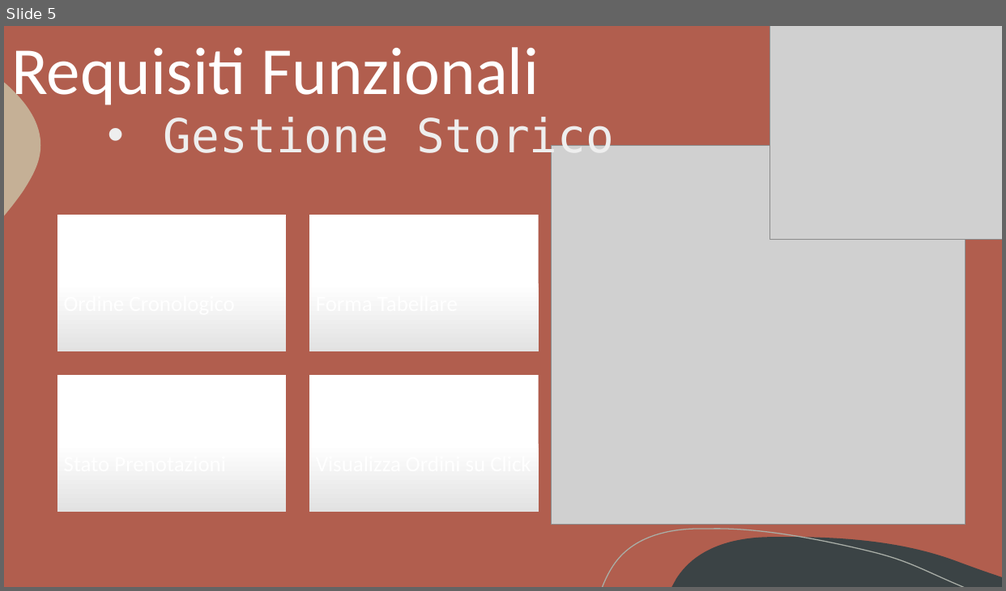
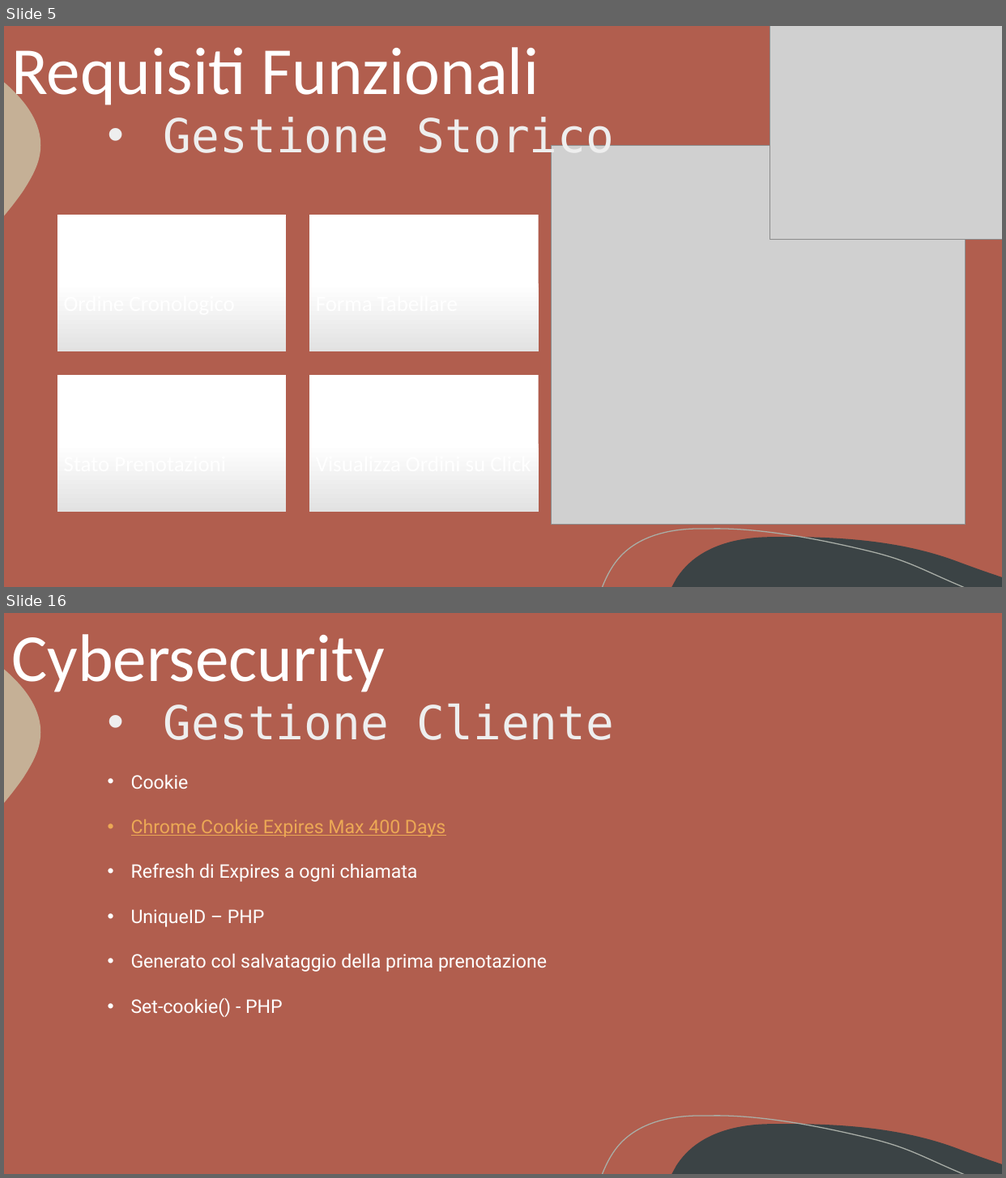
Before and after one commit to Gabriele-P03/Progetto_Ing_Web, a slide deck: appunti/PP/Presentazione.pptx. Shown one above the other, each under a label of ours: slide 5 before the commit, slides 5 and 16 after it; the slides between them are not shown. The pictures are 1006x591 and 1006x1178 pixels, drawn with LibreOffice and Linux fonts; fonts in the diff are those of the drawing; grey boxes stand for pictures. Boxes give left, top, right and bottom in pixels: in the first picture for what was removed or moved away, otherwise in the second. Text is boxed around its words. In the diff, an @@ line names an element or a change of style, - is before the commit and + after.

```diff
--- a/appunti/PP/Presentazione.pptx
+++ b/appunti/PP/Presentazione.pptx
@@ slide 16 added at (4, 613, 1002, 1174), background #B15E4E; not listed: 3 template elements that a slide beside it also shows @@
@@ title added at (11, 634, 384, 697), 64.8 pt, text #FFFFFF @@
+Cybersecurity
@@ text added at (164, 704, 614, 740), 45 pt, text #EEEEEE @@
+• Gestione Cliente
@@ text added at (131, 774, 547, 1017), 18 pt, text #FFFFFF @@
+• Cookie
+• Chrome Cookie Expires Max 400 Days
+• Refresh di Expires a ogni chiamata
+• UniqueID – PHP
+• Generato col salvataggio della prima prenotazione
+• Set-cookie() - PHP
```
Also in this commit, not shown: 1 slide changed, 13 other slides added, 1 other file.
